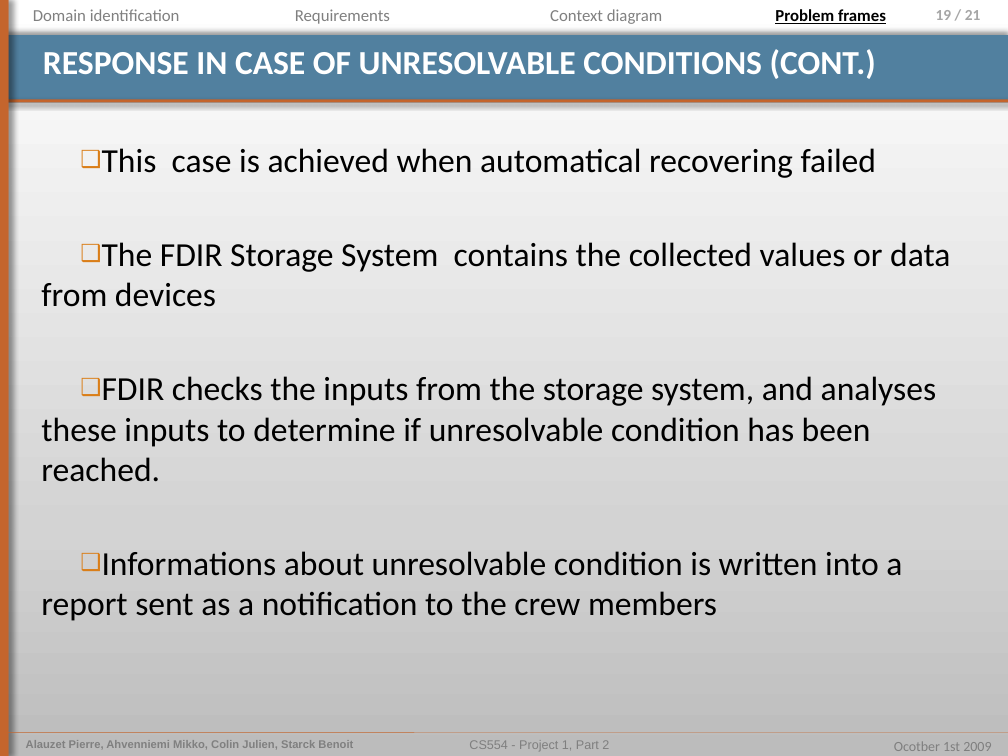
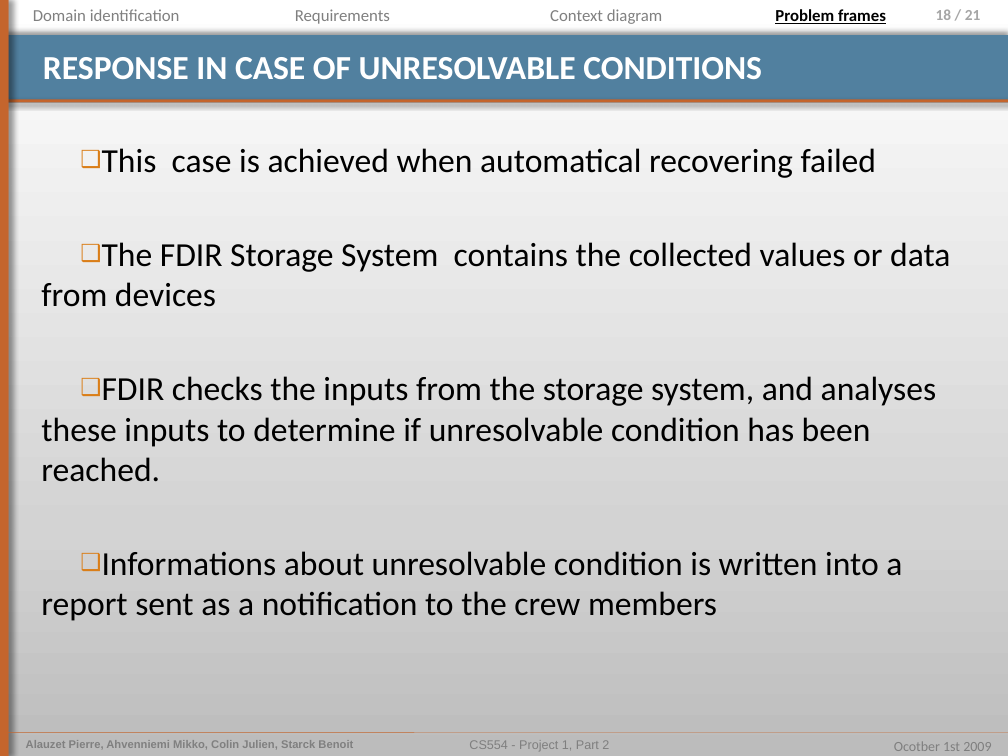
Before and after one commit to pierrealauzet/euroteam, a slide deck: slide 18 of Project 1/Part 2/CS554_EuroTeam_Problem_Frames.pptx (slide 19 before the commit). Drawn at 1008x756 pixels with LibreOffice and Linux fonts; fonts in the diff are those of the drawing. Boxes give left, top, right and bottom in pixels: in the first picture for what was removed or moved away, otherwise in the second. Text is boxed around its words. In the diff, an @@ line names an element or a change of style, - is before the commit and + after.

```diff
--- a/Project 1/Part 2/CS554_EuroTeam_Problem_Frames.pptx
+++ b/Project 1/Part 2/CS554_EuroTeam_Problem_Frames.pptx
@@ title at bbox=[43, 57, 762, 79]: text changed @@
-RESPONSE IN CASE OF UNRESOLVABLE CONDITIONS (CONT.)
+RESPONSE IN CASE OF UNRESOLVABLE CONDITIONS
```
Also in this commit, not shown: 15 other slides changed, 1 slide added, 1 other file.
